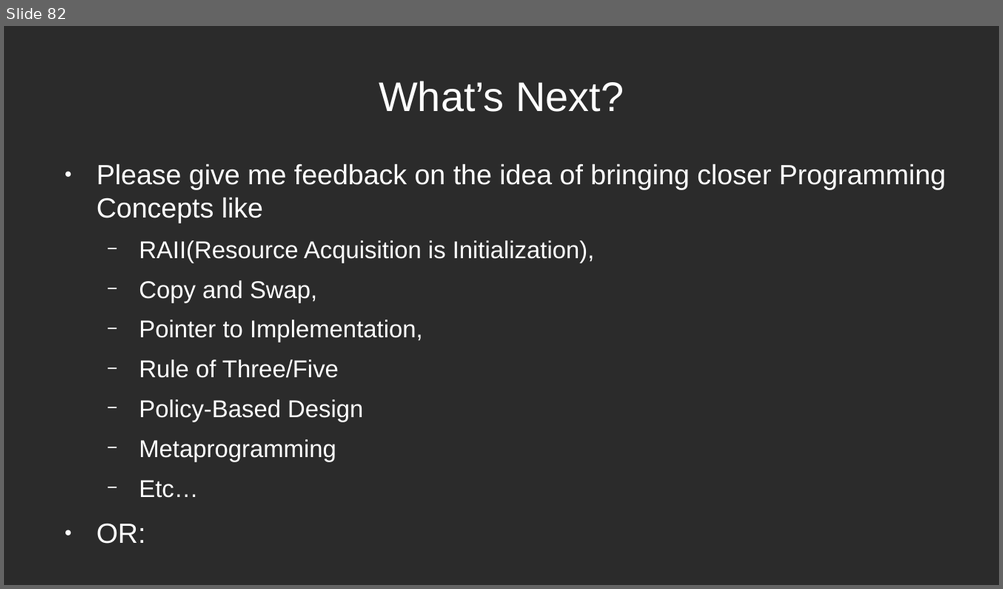
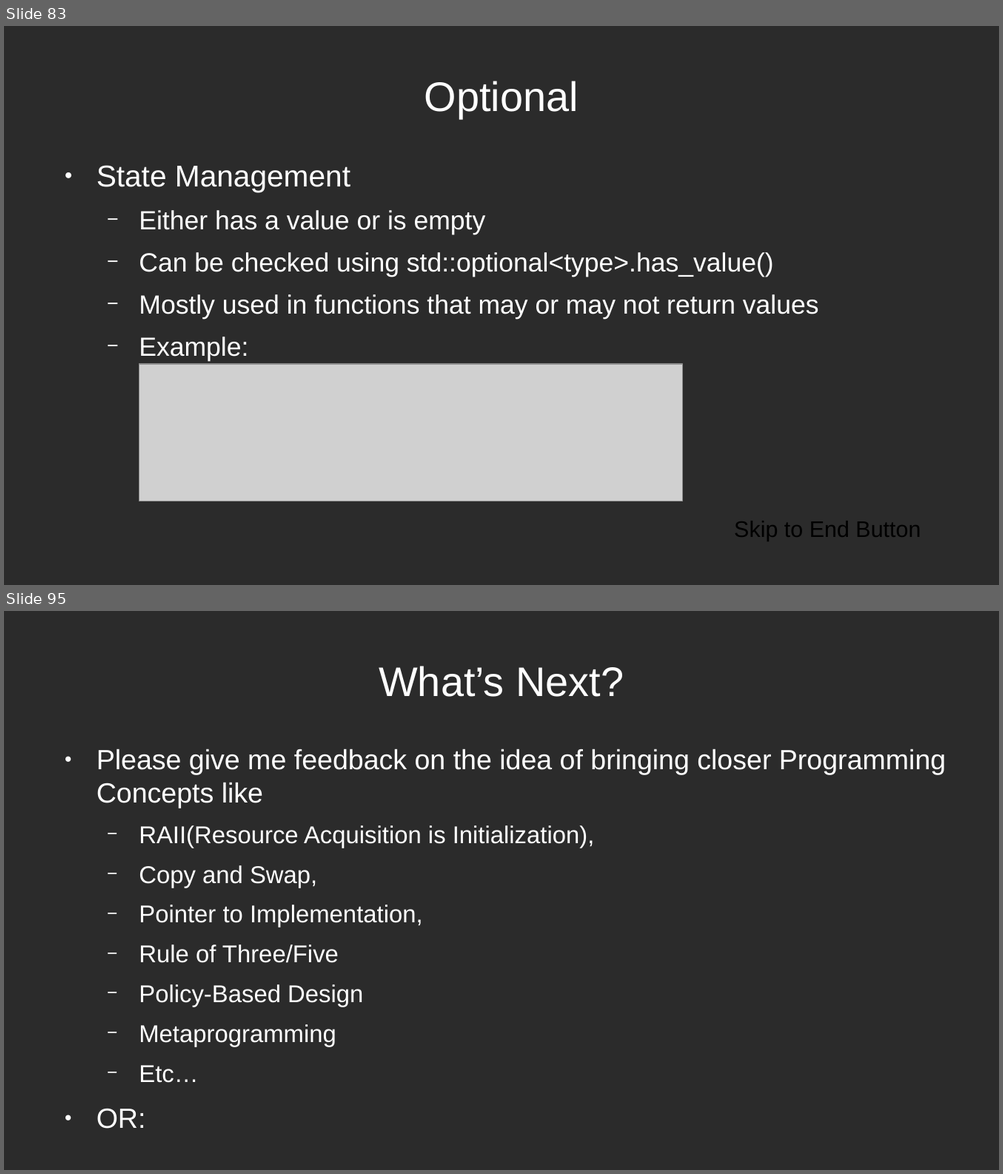
Before and after one commit to mleibeng/Crash-Course-CPP-11-17, a slide deck: Presentation/Crash Course CPP.odp. Shown one above the other, each under a label of ours: slide 82 before the commit, slides 83 and 95 after it; the slides between them are not shown. The pictures are 1003x589 and 1003x1174 pixels, drawn with LibreOffice and Linux fonts; fonts in the diff are those of the drawing; grey boxes stand for pictures; background and template pictures are left out; a plain dark background stands for a picture behind light text. Boxes give left, top, right and bottom in pixels: in the first picture for what was removed or moved away, otherwise in the second. Text is boxed around its words. In the diff, an @@ line names an element or a change of style, - is before the commit and + after.

```diff
--- a/Presentation/Crash Course CPP.odp
+++ b/Presentation/Crash Course CPP.odp
@@ slide 83 added at <box>4,26,999,585</box>, background picture (left out) @@
@@ title added at <box>424,81,578,118</box>, 33 pt, text #FFFFFF @@
+Optional
@@ text added at <box>96,165,819,362</box>, 21 pt, text #FFFFFF @@
+● State Management
+  − Either has a value or is empty
+  − Can be checked using std::optional<type>.has_value()
+  − Mostly used in functions that may or may not return values
+  − Example:
@@ picture added at <box>139,364,683,502</box> @@
@@ text added at <box>734,521,920,542</box>, 18 pt, text #000000 @@
+Skip to End Button
@@ what was slide 82 is now slide 95 @@
```
Also in this commit, not shown: 2 slides changed, 12 other slides added.
